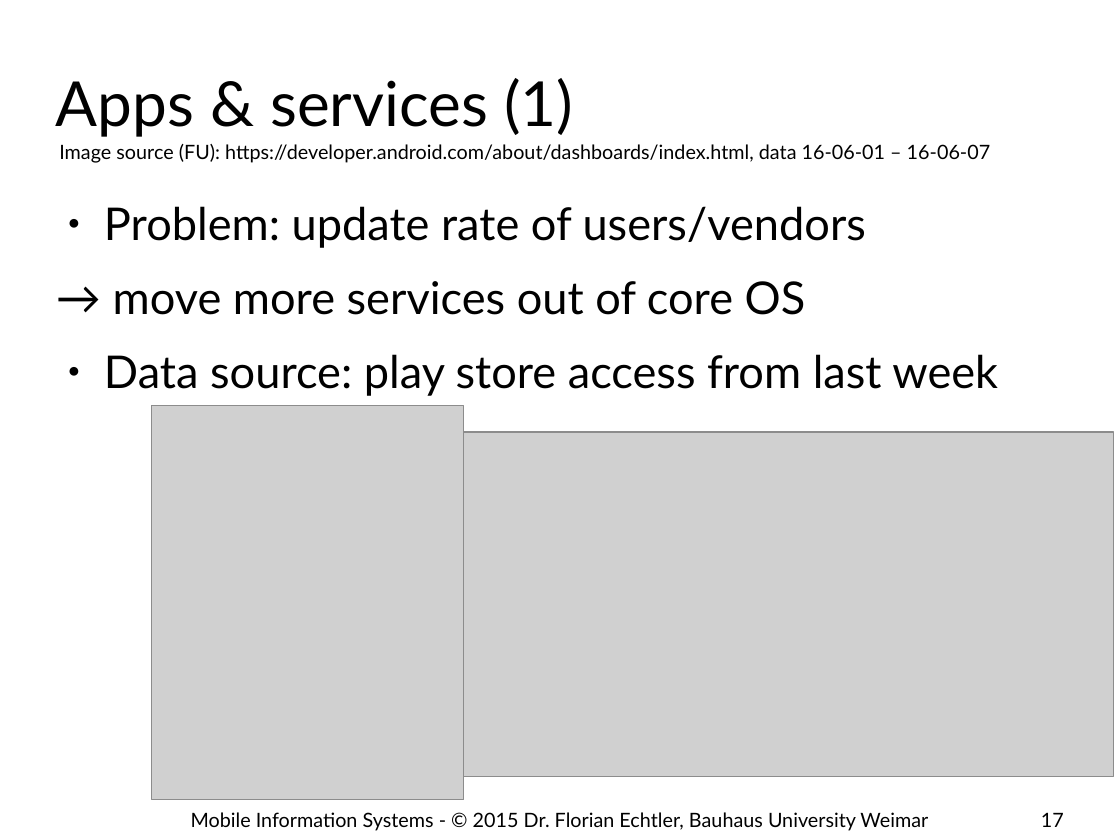
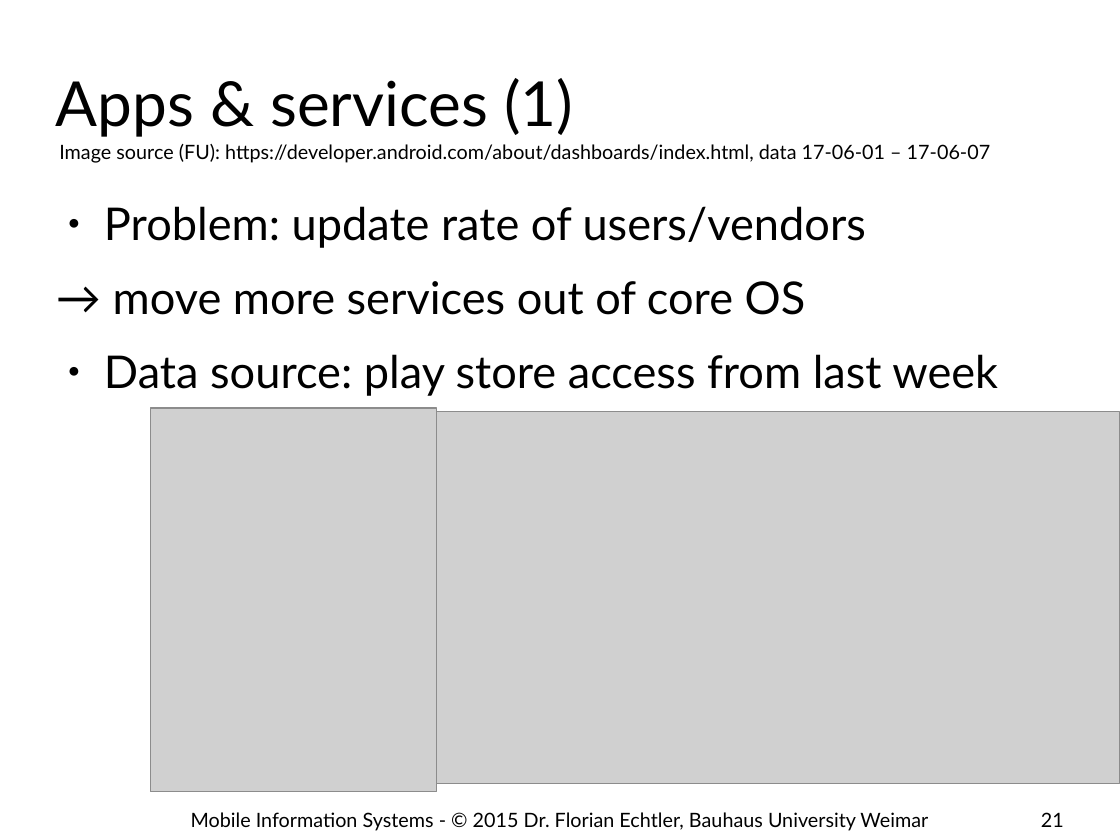
Before and after one commit to floe/mobile-information-systems, a slide deck: slide 21 of 10-android-internals.odp (slide 17 before the commit). Drawn at 1120x840 pixels with LibreOffice and Linux fonts; fonts in the diff are those of the drawing; grey boxes stand for pictures; background and template pictures are left out. Boxes give left, top, right and bottom in pixels: in the first picture for what was removed or moved away, otherwise in the second. Text is boxed around its words. In the diff, an @@ line names an element or a change of style, - is before the commit and + after.

```diff
--- a/10-android-internals.odp
+++ b/10-android-internals.odp
@@ text at [59, 144, 991, 163]: text changed @@
-Image source (FU): https://developer.android.com/about/dashboards/index.html, data 16-06-01 – 16-06-07
+Image source (FU): https://developer.android.com/about/dashboards/index.html, data 17-06-01 – 17-06-07
@@ picture: place and size @@
-picture at [152, 406, 464, 800]
+picture at [150, 409, 437, 793]
@@ picture: place and size @@
-picture at [424, 432, 1114, 776]
+picture at [376, 413, 1120, 785]
@@ page number at [1041, 812, 1064, 827]: text changed @@
-17
+21
```
Also in this commit, not shown: 4 other slides changed, 3 slides added.
